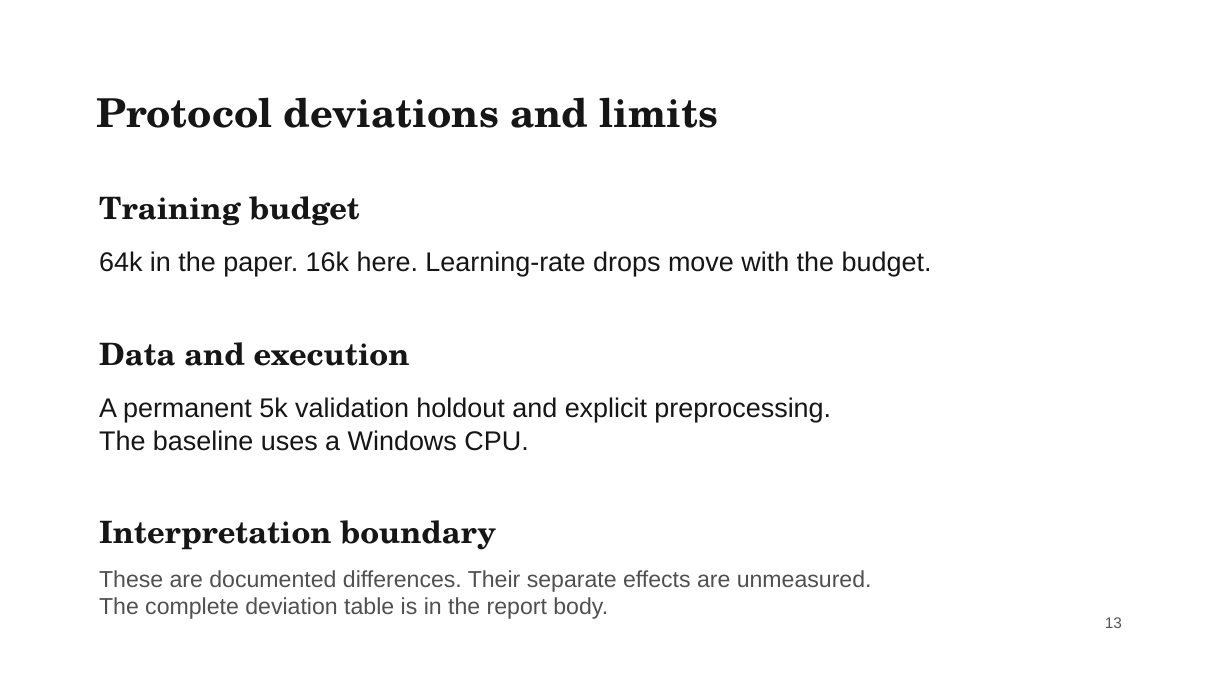
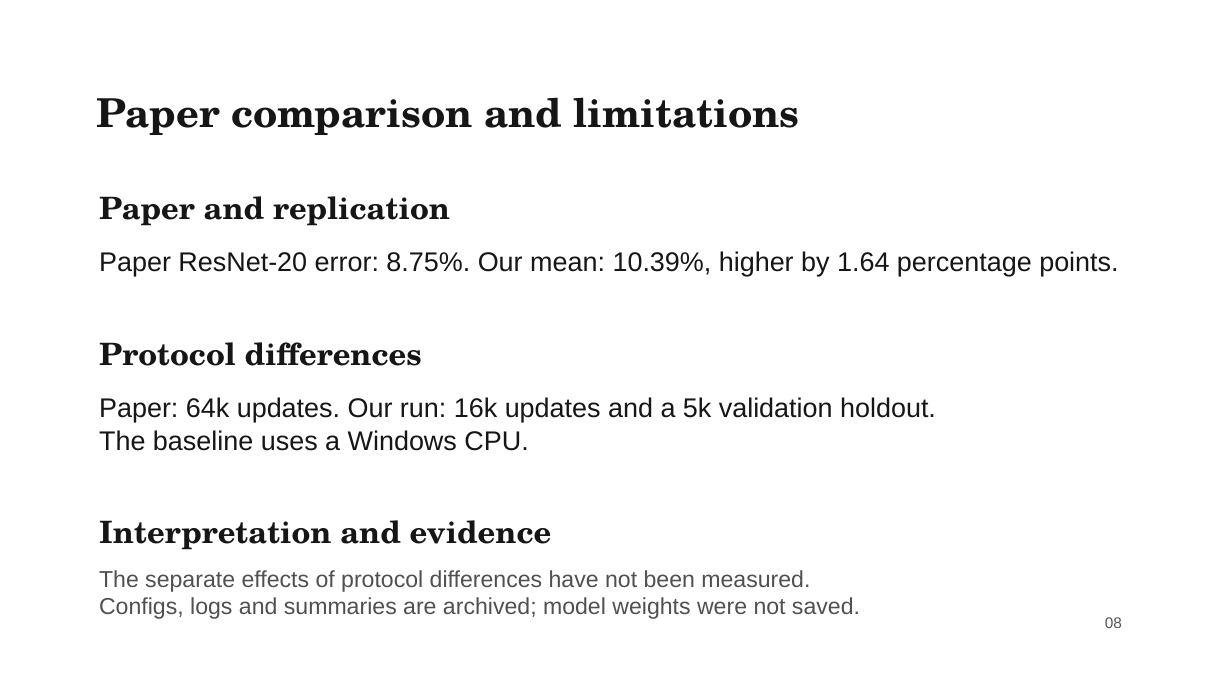
Before and after one commit to liuyanze910-svg/miae01-resnet-replication, a slide deck: slide 8 of docs/slides/week4_a_background_methods.pptx (slide 13 before the commit). Drawn at 1232x693 pixels with LibreOffice and Linux fonts; fonts in the diff are those of the drawing; background and template pictures are left out. Boxes give left, top, right and bottom in pixels: in the first picture for what was removed or moved away, otherwise in the second. Text is boxed around its words. In the diff, an @@ line names an element or a change of style, - is before the commit and + after.

```diff
--- a/docs/slides/week4_a_background_methods.pptx
+++ b/docs/slides/week4_a_background_methods.pptx
@@ text at (x1=96, y1=97, x2=800, y2=135): text changed @@
-Protocol deviations and limits
+Paper comparison and limitations
@@ text at (x1=99, y1=196, x2=450, y2=226): text changed @@
-Training budget
+Paper and replication
@@ text at (x1=99, y1=251, x2=1118, y2=276): text changed @@
-64k in the paper. 16k here. Learning-rate drops move with the budget.
+Paper ResNet-20 error: 8.75%. Our mean: 10.39%, higher by 1.64 percentage points.
@@ text at (x1=99, y1=342, x2=422, y2=366): text changed @@
-Data and execution
+Protocol differences
@@ text at (x1=99, y1=397, x2=936, y2=422): text changed @@
-A permanent 5k validation holdout and explicit preprocessing.
+Paper: 64k updates. Our run: 16k updates and a 5k validation holdout.
@@ text at (x1=99, y1=520, x2=552, y2=550): text changed @@
-Interpretation boundary
+Interpretation and evidence
@@ text at (x1=99, y1=570, x2=860, y2=619): text changed @@
-These are documented differences. Their separate effects are unmeasured.
-The complete deviation table is in the report body.
+The separate effects of protocol differences have not been measured.
+Configs, logs and summaries are archived; model weights were not saved.
@@ text at (x1=1105, y1=617, x2=1122, y2=628): text changed @@
-13
+08
```
Also in this commit, not shown: 6 other slides changed, 8 slides removed, 3 other files.
